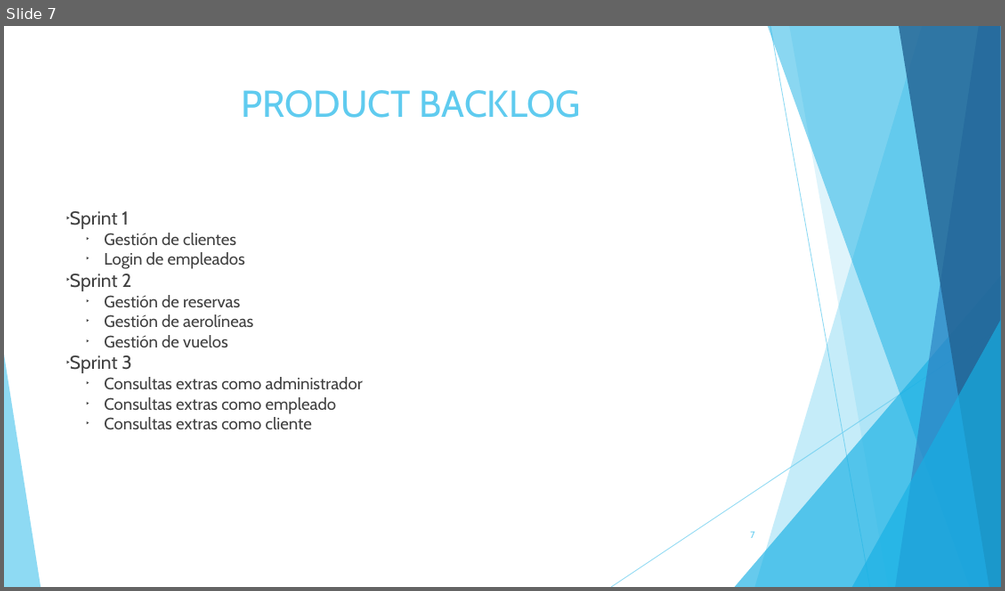
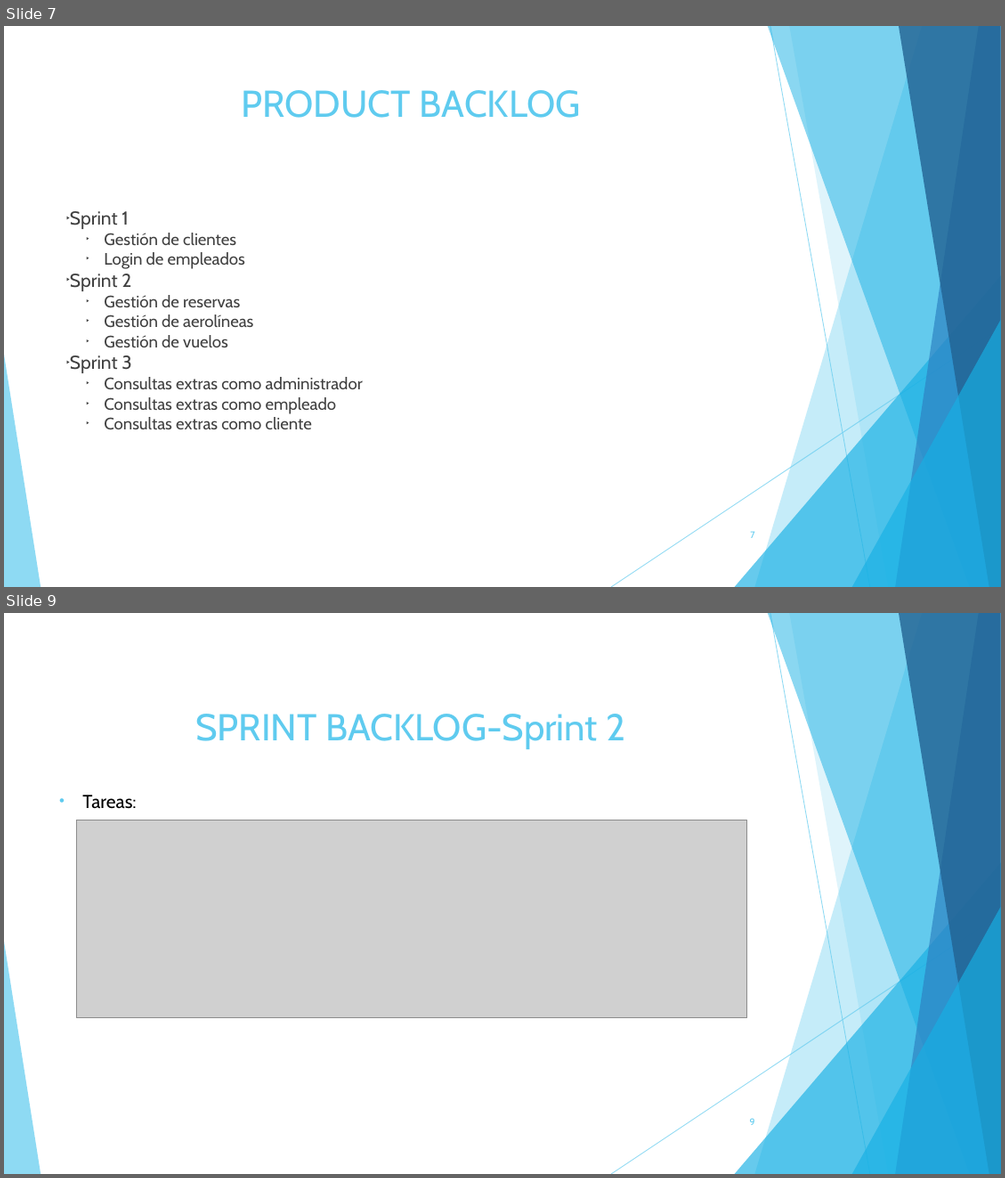
Before and after one commit to mycodeself/DSS_NegoServicios, a slide deck: Presentacion_Fase1.pptx. Shown one above the other, each under a label of ours: slide 7 before the commit, slides 7 and 9 after it; the slides between them are not shown. The pictures are 1005x591 and 1005x1178 pixels, drawn with LibreOffice and Linux fonts; fonts in the diff are those of the drawing; grey boxes stand for pictures. Boxes give left, top, right and bottom in pixels: in the first picture for what was removed or moved away, otherwise in the second. Text is boxed around its words. In the diff, an @@ line names an element or a change of style, - is before the commit and + after.

```diff
--- a/Presentacion_Fase1.pptx
+++ b/Presentacion_Fase1.pptx
@@ slide 9 added at <box>4,613,1001,1174</box>, background #FFFFFF; not listed: 10 template elements that a slide beside it also shows @@
@@ title added at <box>195,714,625,749</box>, 36 pt, text #5FCBEF @@
+SPRINT BACKLOG-Sprint 2
@@ subtitle added at <box>82,795,136,809</box>, 18 pt, text #000000 @@
+• Tareas:
@@ picture added at <box>77,820,747,1018</box> @@
@@ page number added at <box>750,1118,755,1125</box>, 9 pt, text #5FCBEF @@
+9
```
Also in this commit, not shown: 2 slides changed, 1 other slide added, 1 slide removed, 25 other files.
